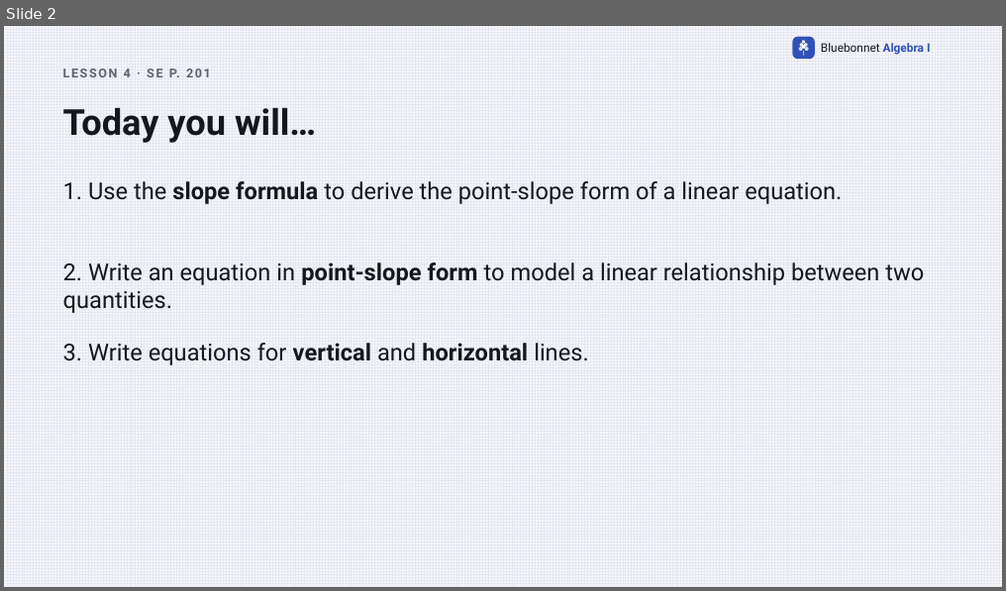
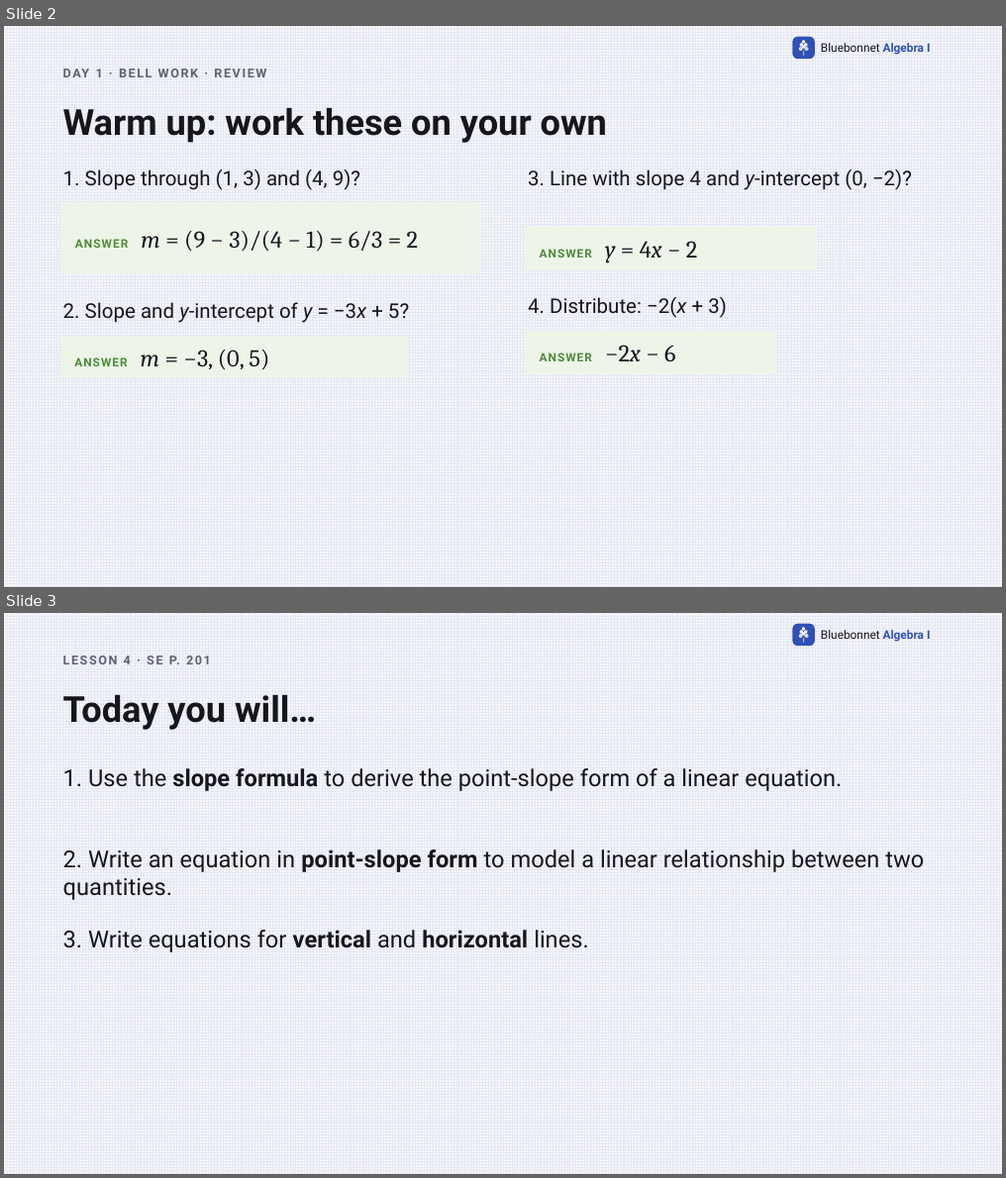
Before and after one commit to Apolloat2022/Algebra1M2U1L4, a slide deck: point-slope-form-lesson4.pptx. Shown one above the other, each under a label of ours: slide 2 before the commit, slides 2 and 3 after it. The pictures are 1006x591 and 1006x1178 pixels, drawn with LibreOffice and Linux fonts; fonts in the diff are those of the drawing. Boxes give left, top, right and bottom in pixels: in the first picture for what was removed or moved away, otherwise in the second. Text is boxed around its words. In the diff, an @@ line names an element or a change of style, - is before the commit and + after.

```diff
--- a/point-slope-form-lesson4.pptx
+++ b/point-slope-form-lesson4.pptx
@@ slide 2 added at bbox=[4, 26, 1002, 587], background pattern #E6E8F2 on #F7F7FB; not listed: 9 template elements that a slide beside it also shows @@
@@ text added at bbox=[96, 69, 103, 77], 12 pt, text #5F6272, bold @@
+DAY 1 · BELL WORK · REVIEW
@@ text added at bbox=[63, 107, 607, 143], 34.5 pt, text #16171D, bold @@
+Warm up: work these on your own
@@ text added at bbox=[63, 170, 360, 190], 19.5 pt, text #16171D @@
+1. Slope through (1, 3) and (4, 9)?
@@ text added at bbox=[528, 170, 912, 190], 19.5 pt, text #16171D @@
+3. Line with slope 4 and y-intercept (0, −2)?
@@ rounded rectangle added at bbox=[60, 202, 481, 274], fill #EDF5E9, 23.2 pt, text #16171D @@
+ANSWER m = (9 − 3)/(4 − 1) = 6/3 = 2
@@ rounded rectangle added at bbox=[525, 227, 818, 271], fill #EDF5E9, 11.2 pt, text #4F8A3C, bold @@
+ANSWER y = 4x − 2
@@ text added at bbox=[63, 302, 409, 323], 19.5 pt, text #16171D @@
+2. Slope and y-intercept of y = −3x + 5?
@@ text added at bbox=[528, 297, 727, 318], 19.5 pt, text #16171D @@
+4. Distribute: −2(x + 3)
@@ rounded rectangle added at bbox=[60, 336, 407, 378], fill #EDF5E9, 23.2 pt, text #16171D @@
+ANSWER m = −3, (0, 5)
@@ rounded rectangle added at bbox=[525, 332, 776, 374], fill #EDF5E9, 11.2 pt, text #4F8A3C, bold @@
+ANSWER −2x − 6
@@ what was slide 2 is now slide 3 @@
```
Also in this commit, not shown: 1 other slide added, 1 other file.
